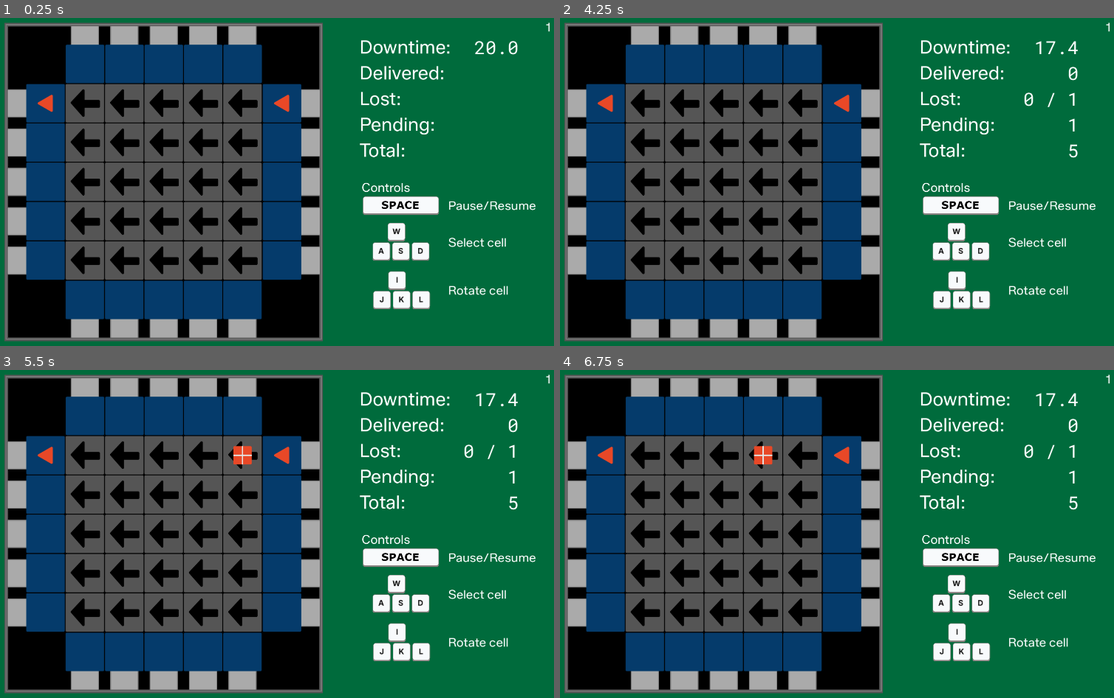
Above: before the commit, frames 1-4 (two rows, left to right).
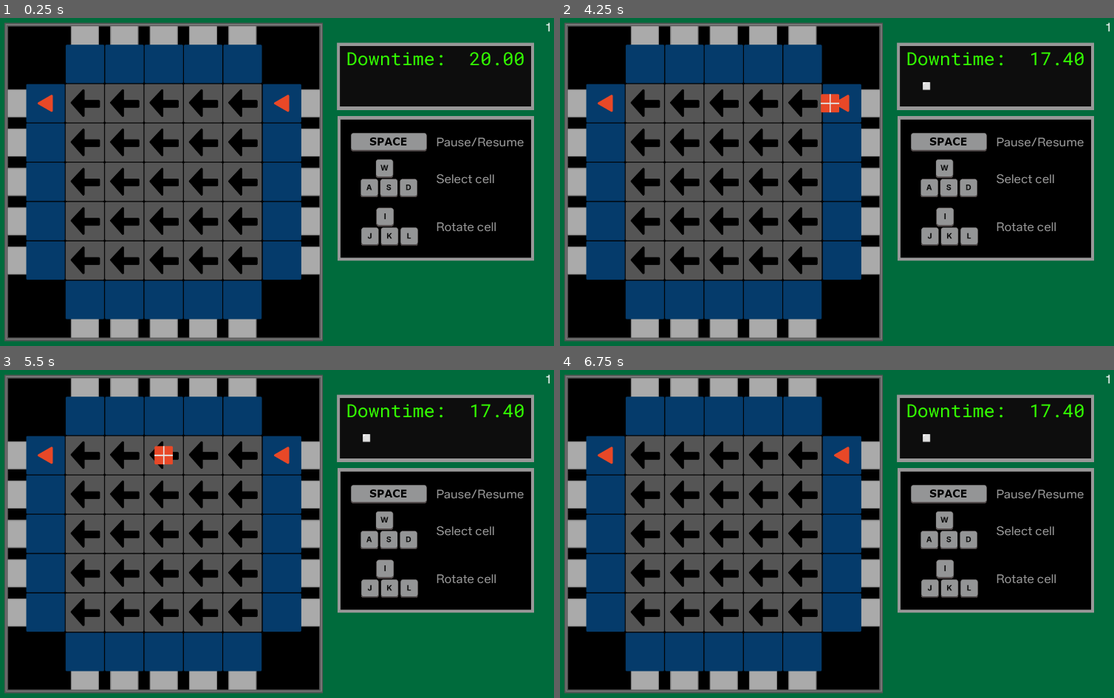
Above: after the commit, the same moments.

Repository: johnbradley/distribution
Game: Godot game, scene res://assets/game/game_scene.tscn
Same seed, same stepped clock (60 frames per second), same inputs: the game is played once before the commit and once after it. This scene is started directly instead of the project's main scene.
Inputs (mouse positions are in pixels of both pictures, inside the frame that each line leads up to):
- Up to frame 1 (0.25 s): no input
- Up to frame 2 (4.25 s): tap Enter (ui_accept) at 0.5, 0.77, 1.25, 3.77 s; move the mouse to (947, 165) at 0.52 s; hold D (right) 0.53-1.25 s; hold Shift 0.53-1.25 s; click (947, 165) at 0.67 s; drag from (698, 198) to (787, 247) at 1.27 s; move the mouse to (875, 109) at 2.02 s; hold D (right) 2.03-2.75 s; tap Ctrl at 2.1 s; drag from (787, 247) to (643, 132) at 2.77 s; move the mouse to (997, 231) at 3.52 s; hold A (left) from 3.53 s (still down); tap Alt at 3.6 s
- Up to frame 3 (5.5 s): release A (left) at 4.25 s; drag from (83, 484) to (360, 455) at 4.27 s; move the mouse to (288, 534) at 5.02 s; hold S (down) from 5.03 s (still down); hold Shift from 5.03 s (still down); click (288, 534) at 5.17 s
- Up to frame 4 (6.75 s): release S (down) at 5.75 s; release Shift at 5.75 s; drag from (731, 452) to (698, 550) at 5.77 s; move the mouse to (947, 517) at 6.52 s; hold I (turn_up) from 6.53 s (still down); tap Ctrl at 6.6 s

The runs differ from the first frame. In frame 1, 24% of the frame differs, in the area x 60-97%, y 6-89%; in frame 2, 24%; in frame 3, 24%, in the area x 27-97%, y 6-89%; in frame 4, 24%.

Commit message:
Focus on what users need to know

Diff:
--- a/assets/autoloads/constants.gd
+++ b/assets/autoloads/constants.gd
@@ -5,8 +5,8 @@
 const CELL_OFFSET: int = 64 + 64 # Half cell size plus offset for box slides
 const DOWNTIME_UPDATE_INCREMENT: float = 0.2
 
-const WAIT_BEFORE_FIRST_MOVE: float = 1.0
-const WAIT_BETWEEN_MOVES: float = 1.0
+const WAIT_BEFORE_FIRST_MOVE: float = 0.3
+const WAIT_BETWEEN_MOVES: float = 0.3
 const MOVE_TIME_MULTIPLIER: float =  5.0
 const STARTING_TIME_JUMP: float = 0.1
 const CLOSE_ENOUGH_SQUARED: int = 100
--- a/assets/game/game_scene.tscn
+++ b/assets/game/game_scene.tscn
@@ -7,6 +7,7 @@
 [ext_resource type="PackedScene" uid="uid://daav7q5lw5luy" path="res://assets/ui/level_panel.tscn" id="2_ve6l2"]
 [ext_resource type="PackedScene" uid="uid://ddos8l7ywjgcq" path="res://assets/screens/success_scene.tscn" id="3_5t2cw"]
 [ext_resource type="PackedScene" uid="uid://bgs7j1b5oei7p" path="res://assets/ui/failure_panel.tscn" id="4_aufxv"]
+
 [node name="GameScene" type="Node2D" unique_id=1913712761]
 
 [node name="GameGrid" parent="." unique_id=501311505 instance=ExtResource("1_yot8c")]
@@ -61,18 +62,18 @@
 anchor_top = 0.5
 anchor_right = 1.0
 anchor_bottom = 0.5
-offset_left = -625.0
-offset_top = -6.0
-offset_right = -32.0
-offset_bottom = 465.0
+offset_left = -704.0
+offset_top = -213.0
+offset_right = -65.0
+offset_bottom = 258.0
 grow_horizontal = 0
 grow_vertical = 2
 
 [node name="StatusPanel" parent="CanvasLayer" unique_id=256077909 instance=ExtResource("1_x1kwt")]
-offset_left = 1288.0
-offset_top = 62.0
-offset_right = 1698.0
-offset_bottom = 366.0
+offset_left = 1215.0
+offset_top = 88.0
+offset_right = 1855.0
+offset_bottom = 428.0
 
 [node name="CanvasLayer2" type="CanvasLayer" parent="." unique_id=756835691]
 layer = 3
--- a/assets/ui/control_details.tscn
+++ b/assets/ui/control_details.tscn
@@ -4,16 +4,27 @@
 [ext_resource type="Texture2D" uid="uid://d4im5i045bbsy" path="res://assets/sprites/wasd.png" id="2_ekeuo"]
 [ext_resource type="Texture2D" uid="uid://bgkykmr1xggdx" path="res://assets/sprites/ijkl.png" id="3_4mhit"]
 
-[node name="ControlDetails" type="VBoxContainer" unique_id=576852742]
+[sub_resource type="StyleBoxFlat" id="StyleBoxFlat_akaos"]
+bg_color = Color(0, 0, 0, 1)
+border_width_left = 10
+border_width_top = 10
+border_width_right = 10
+border_width_bottom = 10
+border_color = Color(0.59607846, 0.59607846, 0.59607846, 1)
 
-[node name="ControlsLabel" type="Label" parent="." unique_id=1384568571]
-unique_name_in_owner = true
-layout_mode = 2
-theme_override_font_sizes/font_size = 40
-text = "Controls"
+[node name="ControlDetails" type="Panel" unique_id=800622324]
+offset_right = 678.0
+offset_bottom = 518.0
+theme_override_styles/panel = SubResource("StyleBoxFlat_akaos")
 
 [node name="MarginContainer2" type="MarginContainer" parent="." unique_id=1183563784]
-layout_mode = 2
+layout_mode = 0
+offset_top = 53.0
+offset_right = 566.0
+offset_bottom = 426.0
+theme_override_constants/margin_left = 40
+theme_override_constants/margin_right = 40
+theme_override_constants/margin_bottom = 40
 
 [node name="GridContainer" type="GridContainer" parent="MarginContainer2" unique_id=1914373477]
 layout_mode = 2
@@ -23,6 +34,7 @@
 columns = 2
 
 [node name="SpaceImage1" type="TextureRect" parent="MarginContainer2/GridContainer" unique_id=1523528860]
+modulate = Color(0.59607846, 0.59607846, 0.59607846, 1)
 layout_mode = 2
 texture = ExtResource("1_lhpwi")
 stretch_mode = 3
@@ -30,30 +42,41 @@
 [node name="Space" type="Label" parent="MarginContainer2/GridContainer" unique_id=1250884992]
 unique_name_in_owner = true
 layout_mode = 2
+theme_override_colors/font_color = Color(0.59607846, 0.59607846, 0.59607846, 1)
 theme_override_font_sizes/font_size = 40
 text = "Pause/Resume"
 vertical_alignment = 1
 
 [node name="WASDImage" type="TextureRect" parent="MarginContainer2/GridContainer" unique_id=1328798212]
+modulate = Color(0.59607846, 0.59607846, 0.59607846, 1)
 layout_mode = 2
 texture = ExtResource("2_ekeuo")
 stretch_mode = 5
 
 [node name="WASD" type="Label" parent="MarginContainer2/GridContainer" unique_id=1685498366]
 unique_name_in_owner = true
+modulate = Color(0.59607846, 0.59607846, 0.59607846, 1)
 layout_mode = 2
 theme_override_font_sizes/font_size = 40
 text = "Select cell"
 vertical_alignment = 1
 
 [node name="IJKLImage" type="TextureRect" parent="MarginContainer2/GridContainer" unique_id=1493652755]
+modulate = Color(0.59607846, 0.59607846, 0.59607846, 1)
 layout_mode = 2
 texture = ExtResource("3_4mhit")
 stretch_mode = 5
 
 [node name="IJKL" type="Label" parent="MarginContainer2/GridContainer" unique_id=1869732386]
 unique_name_in_owner = true
+modulate = Color(0.59607846, 0.59607846, 0.59607846, 1)
 layout_mode = 2
 theme_override_font_sizes/font_size = 40
 text = "Rotate cell"
 vertical_alignment = 1
+
+[node name="VBoxContainer" type="VBoxContainer" parent="." unique_id=2023880455]
+layout_mode = 0
+offset_top = 430.0
+offset_right = 566.0
+offset_bottom = 430.0
--- a/assets/ui/status_panel.gd
+++ b/assets/ui/status_panel.gd
@@ -1,10 +1,13 @@
 extends Control
 
-@onready var downtime: Label = $Downtime
-@onready var delivered: Label = $Delivered
-@onready var lost: Label = $Lost
-@onready var pending: Label = $Pending
-@onready var total: Label = $Total
+@onready var downtimeLabel: Label = %DowntimeLabel
+@onready var downtime: Label = %Downtime
+@onready var downtime_animation_player: AnimationPlayer = %DowntimeAnimationPlayer
+@onready var lost_boxes_label: Label = %LostBoxesLabel
+@onready var lost_boxes_animation_player: AnimationPlayer = %LostBoxesAnimationPlayer
+
+const empty_char: String = " ◽"
+const x_char: String = " ❌"
 
 func _ready() -> void:
     GridData.downtime_remaining_changed.connect(_change_downtime)
@@ -12,11 +15,18 @@
     _change_downtime(GridData.downtime_remaining)
 
 func _change_downtime(remaining) -> void:
-    downtime.text = "%.1f" % remaining
+    if remaining < 10.0:
+        downtime_animation_player.play("danger")
+    downtime.text = "%.2f" % remaining
 
 func _on_box_counts_changed(delivered_boxes: int, lost_boxes: int, pending_boxes: int,
         total_boxes: int, max_boxes_lost: int):
-    delivered.text = str(delivered_boxes)
-    lost.text = "{0} / {1}".format([str(lost_boxes), str(max_boxes_lost)])
-    pending.text = str(pending_boxes)
-    total.text = str(total_boxes)
+    var new_text = ""
+    for i in range(max_boxes_lost):
+        if i < lost_boxes:
+            new_text += x_char
+        else:
+            new_text += empty_char
+    lost_boxes_label.text = new_text
+    if lost_boxes >= max_boxes_lost:
+        lost_boxes_animation_player.play("danger")
--- a/assets/ui/status_panel.tscn
+++ b/assets/ui/status_panel.tscn
@@ -3,56 +3,179 @@
 [ext_resource type="Script" uid="uid://bmtn8g7xtmsk6" path="res://assets/ui/status_panel.gd" id="1_orurf"]
 [ext_resource type="FontFile" uid="uid://b82kqst0uelga" path="res://assets/fonts/RobotoMono-VariableFont_wght.ttf" id="2_l5nl5"]
 
-[node name="StatusPanel" type="GridContainer" unique_id=993052419]
-offset_right = 410.0
-offset_bottom = 304.0
-theme_override_constants/h_separation = 20
-columns = 2
+[sub_resource type="Animation" id="Animation_lm4ha"]
+length = 0.001
+tracks/0/type = "value"
+tracks/0/imported = false
+tracks/0/enabled = true
+tracks/0/path = NodePath("MarginContainer/MarginContainer/VBoxContainer/GridContainer/Downtime:theme_override_colors/font_color")
+tracks/0/interp = 1
+tracks/0/loop_wrap = true
+tracks/0/keys = {
+"times": PackedFloat32Array(0),
+"transitions": PackedFloat32Array(1),
+"update": 0,
+"values": [Color(0.2, 1, 0, 1)]
+}
+tracks/1/type = "value"
+tracks/1/imported = false
+tracks/1/enabled = true
+tracks/1/path = NodePath("MarginContainer/MarginContainer/VBoxContainer/GridContainer/DowntimeLabel:theme_override_colors/font_color")
+tracks/1/interp = 1
+tracks/1/loop_wrap = true
+tracks/1/keys = {
+"times": PackedFloat32Array(0),
+"transitions": PackedFloat32Array(1),
+"update": 0,
+"values": [Color(0.2, 1, 0, 1)]
+}
+
+[sub_resource type="Animation" id="Animation_aphmq"]
+resource_name = "bad"
+loop_mode = 1
+tracks/0/type = "value"
+tracks/0/imported = false
+tracks/0/enabled = true
+tracks/0/path = NodePath("MarginContainer/MarginContainer/VBoxContainer/GridContainer/Downtime:theme_override_colors/font_color")
+tracks/0/interp = 1
+tracks/0/loop_wrap = true
+tracks/0/keys = {
+"times": PackedFloat32Array(0, 0.9),
+"transitions": PackedFloat32Array(1, 1),
+"update": 1,
+"values": [Color(0.93333334, 0.26666668, 0.26666668, 1), Color(0.93333334, 0.26666668, 0.26666668, 0)]
+}
+tracks/1/type = "value"
+tracks/1/imported = false
+tracks/1/enabled = true
+tracks/1/path = NodePath("MarginContainer/MarginContainer/VBoxContainer/GridContainer/DowntimeLabel:theme_override_colors/font_color")
+tracks/1/interp = 1
+tracks/1/loop_wrap = true
+tracks/1/keys = {
+"times": PackedFloat32Array(0, 0.9),
+"transitions": PackedFloat32Array(1, 1),
+"update": 1,
+"values": [Color(0.93333334, 0.26666668, 0.26666668, 1), Color(0.93333334, 0.26666668, 0.26666668, 0)]
+}
+
+[sub_resource type="AnimationLibrary" id="AnimationLibrary_lm4ha"]
+_data = {
+&"RESET": SubResource("Animation_lm4ha"),
+&"danger": SubResource("Animation_aphmq")
+}
+
+[sub_resource type="Animation" id="Animation_txmd8"]
+length = 0.001
+tracks/0/type = "value"
+tracks/0/imported = false
+tracks/0/enabled = true
+tracks/0/path = NodePath("MarginContainer/MarginContainer/VBoxContainer/LostBoxesLabel:theme_override_colors/font_color")
+tracks/0/interp = 1
+tracks/0/loop_wrap = true
+tracks/0/keys = {
+"times": PackedFloat32Array(0),
+"transitions": PackedFloat32Array(1),
+"update": 0,
+"values": [Color(0.2, 1, 0, 1)]
+}
+
+[sub_resource type="Animation" id="Animation_aiun0"]
+resource_name = "danger"
+loop_mode = 1
+tracks/0/type = "value"
+tracks/0/imported = false
+tracks/0/enabled = true
+tracks/0/path = NodePath("MarginContainer/MarginContainer/VBoxContainer/LostBoxesLabel:theme_override_colors/font_color")
+tracks/0/interp = 1
+tracks/0/loop_wrap = true
+tracks/0/keys = {
+"times": PackedFloat32Array(0, 0.95),
+"transitions": PackedFloat32Array(1, 1),
+"update": 1,
+"values": [Color(0.2, 1, 0, 1), Color(0.2, 1, 0, 0)]
+}
+
+[sub_resource type="AnimationLibrary" id="AnimationLibrary_txmd8"]
+_data = {
+&"RESET": SubResource("Animation_txmd8"),
+&"danger": SubResource("Animation_aiun0")
+}
+
+[node name="StatusPanel" type="Control" unique_id=1631376464]
+layout_mode = 3
+anchors_preset = 0
+offset_right = 833.0
+offset_bottom = 316.0
 script = ExtResource("1_orurf")
 
-[node name="DowntimeLabel" type="Label" parent="." unique_id=177776496]
+[node name="ColorRect" type="ColorRect" parent="." unique_id=1139726959]
+layout_mode = 1
+anchors_preset = 15
+anchor_right = 1.0
+anchor_bottom = 1.0
+offset_bottom = -121.0
+grow_horizontal = 2
+grow_vertical = 2
+color = Color(0.59717613, 0.59717613, 0.5971761, 1)
+
+[node name="MarginContainer" type="MarginContainer" parent="." unique_id=1398689549]
+layout_mode = 1
+anchors_preset = 15
+anchor_right = 1.0
+anchor_bottom = 1.0
+offset_bottom = -123.0
+grow_horizontal = 2
+grow_vertical = 2
+theme_override_constants/margin_left = 10
+theme_override_constants/margin_top = 10
+theme_override_constants/margin_right = 10
+theme_override_constants/margin_bottom = 10
+
+[node name="ColorRect" type="ColorRect" parent="MarginContainer" unique_id=733566983]
 layout_mode = 2
+color = Color(0.050980393, 0.050980393, 0.050980393, 1)
+
+[node name="MarginContainer" type="MarginContainer" parent="MarginContainer" unique_id=445094583]
+layout_mode = 2
+theme_override_constants/margin_left = 20
+theme_override_constants/margin_right = 20
+theme_override_constants/margin_bottom = 10
+
+[node name="VBoxContainer" type="VBoxContainer" parent="MarginContainer/MarginContainer" unique_id=1987102770]
+layout_mode = 2
+
+[node name="GridContainer" type="GridContainer" parent="MarginContainer/MarginContainer/VBoxContainer" unique_id=368823664]
+layout_mode = 2
+columns = 2
+
+[node name="DowntimeLabel" type="Label" parent="MarginContainer/MarginContainer/VBoxContainer/GridContainer" unique_id=177776496]
+unique_name_in_owner = true
+layout_mode = 2
+size_flags_horizontal = 3
+theme_override_colors/font_color = Color(0.2, 1, 0, 1)
+theme_override_fonts/font = ExtResource("2_l5nl5")
 text = "Downtime:"
 
-[node name="Downtime" type="Label" parent="." unique_id=781922515]
+[node name="Downtime" type="Label" parent="MarginContainer/MarginContainer/VBoxContainer/GridContainer" unique_id=781922515]
+unique_name_in_owner = true
 custom_minimum_size = Vector2(200, 0)
 layout_mode = 2
 size_flags_horizontal = 3
+theme_override_colors/font_color = Color(0.2, 1, 0, 1)
 theme_override_fonts/font = ExtResource("2_l5nl5")
+theme_override_font_sizes/font_size = 60
 horizontal_alignment = 2
 
-[node name="DeliveredLabel" type="Label" parent="." unique_id=277608019]
+[node name="LostBoxesLabel" type="Label" parent="MarginContainer/MarginContainer/VBoxContainer" unique_id=244790074]
+unique_name_in_owner = true
 layout_mode = 2
-text = "Delivered:"
+theme_override_colors/font_color = Color(0.2, 1, 0, 1)
+theme_override_fonts/font = ExtResource("2_l5nl5")
 
-[node name="Delivered" type="Label" parent="." unique_id=1663392264]
-layout_mode = 2
-theme_override_fonts/font = ExtResource("2_l5nl5")
-horizontal_alignment = 2
+[node name="DowntimeAnimationPlayer" type="AnimationPlayer" parent="." unique_id=697367926]
+unique_name_in_owner = true
+libraries/ = SubResource("AnimationLibrary_lm4ha")
 
-[node name="LostLabel" type="Label" parent="." unique_id=1025791668]
-layout_mode = 2
-text = "Lost:"
-
-[node name="Lost" type="Label" parent="." unique_id=1395023701]
-layout_mode = 2
-theme_override_fonts/font = ExtResource("2_l5nl5")
-horizontal_alignment = 2
-
-[node name="PendingLabel" type="Label" parent="." unique_id=2061210288]
-layout_mode = 2
-text = "Pending:"
-
-[node name="Pending" type="Label" parent="." unique_id=2055492723]
-layout_mode = 2
-theme_override_fonts/font = ExtResource("2_l5nl5")
-horizontal_alignment = 2
-
-[node name="TotalLabel" type="Label" parent="." unique_id=939388650]
-layout_mode = 2
-text = "Total:"
-
-[node name="Total" type="Label" parent="." unique_id=1270609119]
-layout_mode = 2
-theme_override_fonts/font = ExtResource("2_l5nl5")
-horizontal_alignment = 2
+[node name="LostBoxesAnimationPlayer" type="AnimationPlayer" parent="." unique_id=1782488372]
+unique_name_in_owner = true
+libraries/ = SubResource("AnimationLibrary_txmd8")
Not shown, changed: README.md
